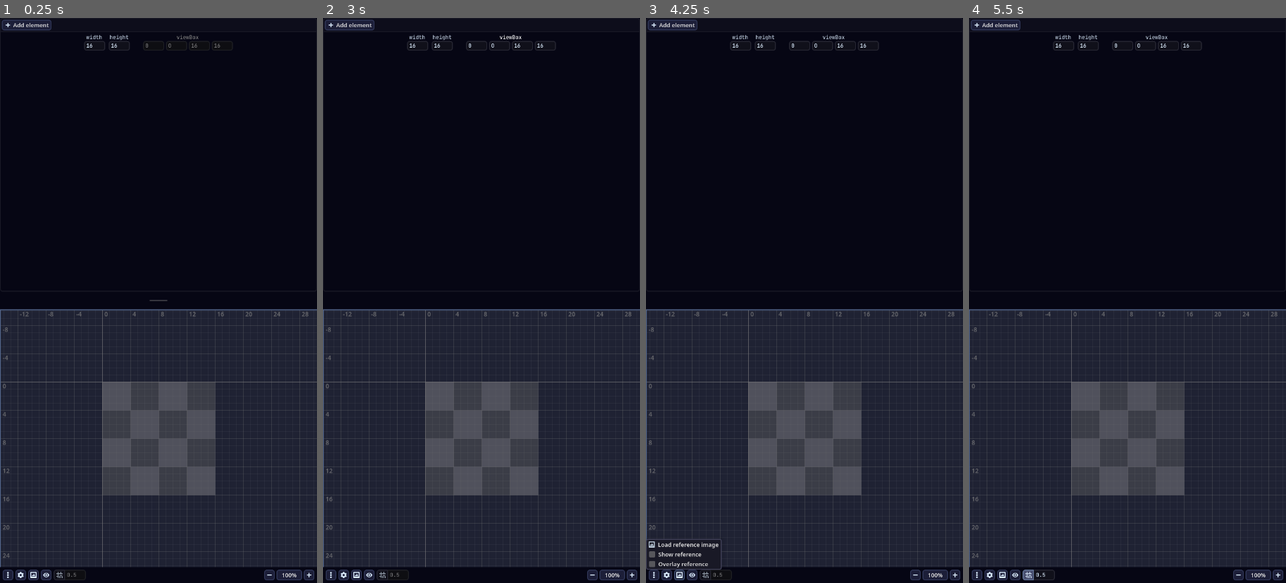
Above: before the commit, frames 1-4 (left to right).
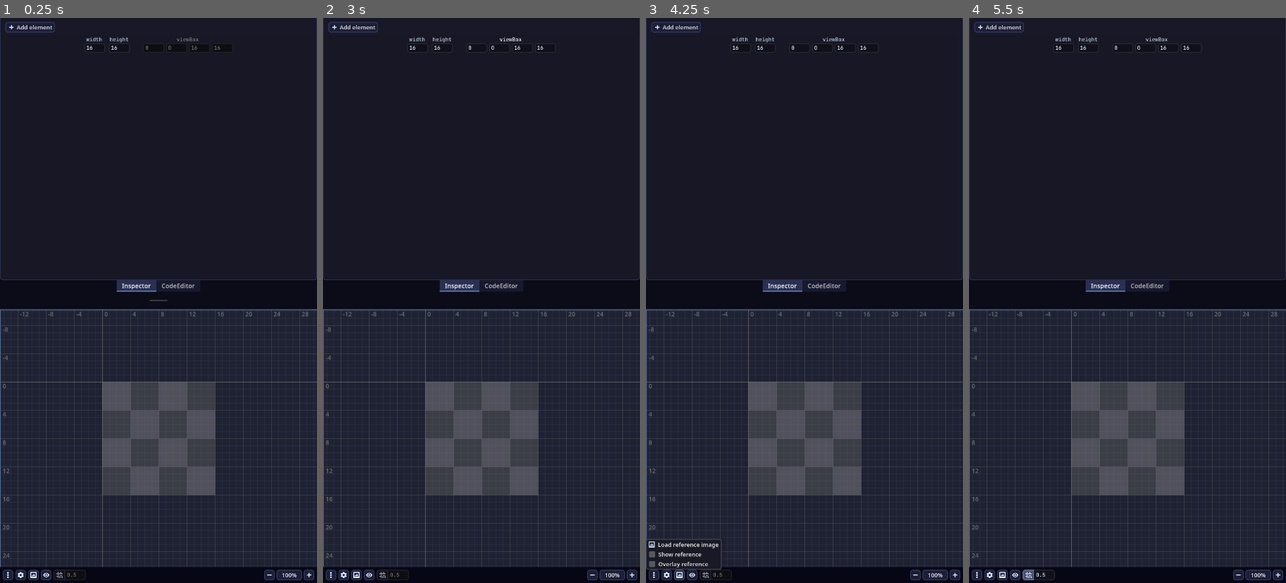
Above: after the commit, the same moments.

Repository: syntaxerror247/VectorTouch
Game: Godot game, scene res://src/portrait_ui/editor_scene.tscn
Same seed, same stepped clock (60 frames per second), same inputs: the game is played once before the commit and once after it.
Inputs (mouse positions are in pixels of both pictures, inside the frame that each line leads up to):
- Up to frame 1 (0.25 s): no input
- Up to frame 2 (3 s): click "Add element" at 0.5 s; click "width" at 1.25 s; click "height" at 2 s; click "viewBox" at 2.75 s
- Up to frame 3 (4.25 s): click (680, 577) at 3.5 s
- Up to frame 4 (5.5 s): click (1016, 577) at 4.25 s; click (1029, 577) at 5 s

The runs differ from the first frame. In frame 1, 1.3% of the frame differs, in the area x 0-100%, y 0-49%; in frame 2, 1.4%; in frame 3, 1.4%; in frame 4, 1.4%.

Commit message:
Reintroduce CodeEditor in the main screen.

Diff:
--- a/src/portrait_ui/editor_scene.tscn
+++ b/src/portrait_ui/editor_scene.tscn
@@ -1,9 +1,12 @@
-[gd_scene load_steps=5 format=3 uid="uid://bihwwoedqcyo8"]
+[gd_scene load_steps=6 format=3 uid="uid://bihwwoedqcyo8"]
 
 [ext_resource type="Script" uid="uid://dunoppeuubgd1" path="res://src/portrait_ui/editor_scene.gd" id="1_o7lif"]
 [ext_resource type="PackedScene" uid="uid://cr1fdlmbknnko" path="res://src/ui_parts/code_editor.tscn" id="3_4uluy"]
 [ext_resource type="PackedScene" uid="uid://ccynisiuyn5qn" path="res://src/ui_parts/inspector.tscn" id="4_jik7v"]
 [ext_resource type="PackedScene" uid="uid://bvrncl7e6yn5b" path="res://src/ui_parts/display.tscn" id="5_gb5yr"]
+
+[sub_resource type="StyleBoxFlat" id="StyleBoxFlat_mt61i"]
+bg_color = Color(0.0745098, 0.0745098, 0.121569, 0.501961)
 
 [node name="MainScene" type="VBoxContainer"]
 anchors_preset = 15
@@ -11,6 +14,7 @@
 anchor_bottom = 1.0
 grow_horizontal = 2
 grow_vertical = 2
+theme_override_constants/separation = 0
 script = ExtResource("1_o7lif")
 
 [node name="PanelContainer" type="PanelContainer" parent="."]
@@ -24,13 +28,23 @@
 size_flags_horizontal = 3
 theme_override_constants/separation = 40
 theme_override_constants/minimum_grab_thickness = 30
+theme_override_styles/split_bar_background = SubResource("StyleBoxFlat_mt61i")
 
-[node name="Inspector" parent="PanelContainer/HSplitContainer" instance=ExtResource("4_jik7v")]
+[node name="TabContainer" type="TabContainer" parent="PanelContainer/HSplitContainer"]
 layout_mode = 2
+size_flags_vertical = 3
+tab_alignment = 1
+current_tab = 0
+tabs_position = 1
 
-[node name="CodeEditor" parent="PanelContainer/HSplitContainer" instance=ExtResource("3_4uluy")]
+[node name="Inspector" parent="PanelContainer/HSplitContainer/TabContainer" instance=ExtResource("4_jik7v")]
+layout_mode = 2
+metadata/_tab_index = 0
+
+[node name="CodeEditor" parent="PanelContainer/HSplitContainer/TabContainer" instance=ExtResource("3_4uluy")]
 visible = false
 layout_mode = 2
+metadata/_tab_index = 1
 
 [node name="Display" parent="PanelContainer/HSplitContainer" instance=ExtResource("5_gb5yr")]
 unique_name_in_owner = true
--- a/src/ui_parts/code_editor.tscn
+++ b/src/ui_parts/code_editor.tscn
@@ -34,7 +34,6 @@
 corner_radius_bottom_left = 5
 
 [node name="CodeEditor" type="VBoxContainer"]
-size_flags_vertical = 3
 theme_override_constants/separation = 0
 script = ExtResource("1_nffk0")
 
--- a/src/ui_parts/inspector.tscn
+++ b/src/ui_parts/inspector.tscn
@@ -13,7 +13,6 @@
 grow_horizontal = 2
 grow_vertical = 2
 size_flags_horizontal = 3
-size_flags_vertical = 3
 script = ExtResource("1_16ggy")
 border_width = 2
 corner_radius_top_left = 5
Not shown: 1 places in src/ui_parts/code_editor.tscn that only renumber resources
Not shown: 1 places in src/ui_parts/inspector.tscn that only renumber resources
